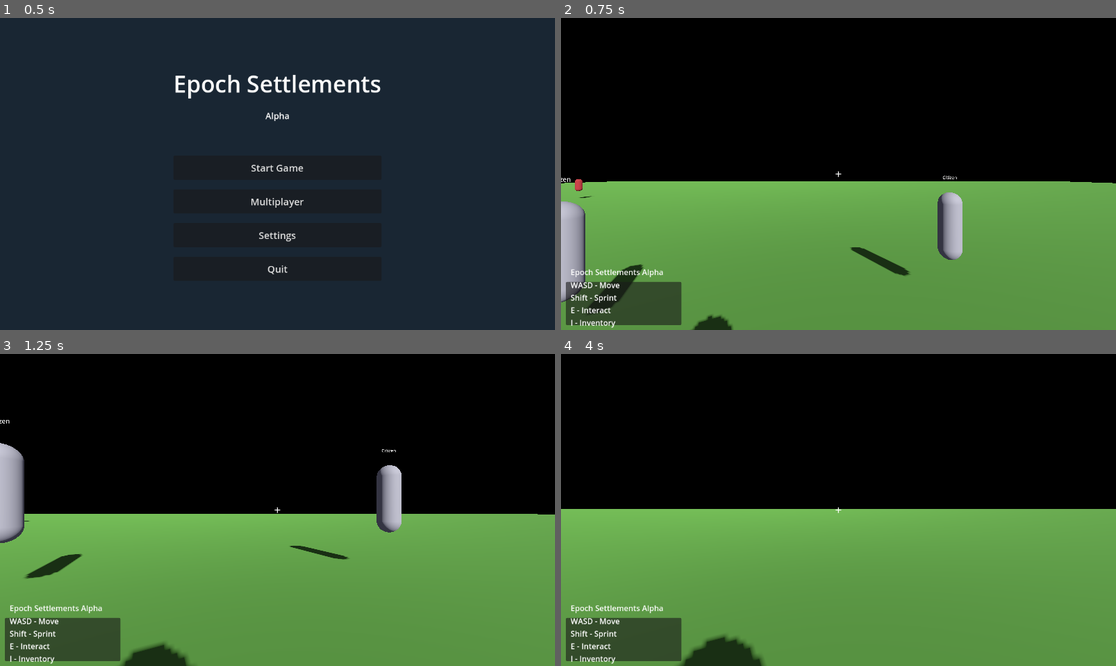
Above: before the commit, frames 1-4 (two rows, left to right).
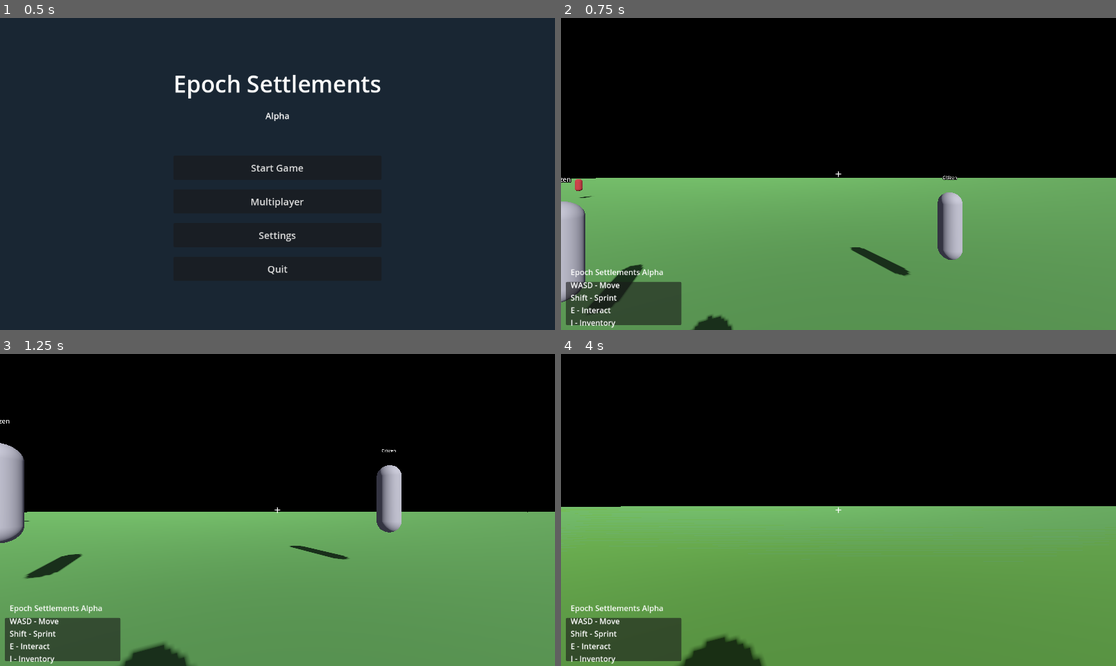
Above: after the commit, the same moments.

Repository: suskinkokosa-beep/godgamedot
Game: Godot game, scene res://scenes/ui/main_menu.tscn
Two runs of this game, one before a commit and one after it. Both use one fixed random seed, a clock stepped at 60 frames per second and the inputs below.
Inputs (mouse positions are in pixels of both pictures, inside the frame that each line leads up to):
- Up to frame 1 (0.5 s): no input
- Up to frame 2 (0.75 s): click "Start Game" at 0.5 s
- Up to frame 3 (1.25 s): no input
- Up to frame 4 (4 s): move the mouse to (866, 510) at 1.27 s; press the mouse at (866, 510) at 1.28 s; hold W (move_forward) from 1.28 s (still down); move the mouse to (810, 510) at 2.02 s; release the mouse at (810, 510) at 2.03 s; click (810, 510) at 2.1 s; move the mouse to (849, 503) at 2.77 s; hold Ctrl (crouch) 2.78-3.53 s; click (849, 503) at 3.05 s; move the mouse to (832, 516) at 3.52 s; tap E (interact) at 3.6 s; click (832, 516) at 3.8 s

Frame 1 is identical in both runs. In frame 2, 1.1% of the frame differs, in the area x 0-100%, y 51-54%; in frame 3, 0.6%; in frame 4, 0.9%.
Error before the commit: Parse Error: Class "NoiseUtil" hides an autoload singleton. (res://scripts/systems/noise_util.gd:2)

Commit message:
Add files via upload

Diff:
--- a/scripts/systems/biome_map.gd
+++ b/scripts/systems/biome_map.gd
@@ -1,25 +1,21 @@
 extends Node
-class_name BiomeMap
 
-var temp_noise:OpenSimplexNoise
-var moist_noise:OpenSimplexNoise
+var temp_noise: FastNoiseLite
+var moist_noise: FastNoiseLite
 
-func setup(temp_noise_res:OpenSimplexNoise, moist_noise_res:OpenSimplexNoise):
+func setup(temp_noise_res: FastNoiseLite, moist_noise_res: FastNoiseLite):
     temp_noise = temp_noise_res
     moist_noise = moist_noise_res
 
-# returns biome name for world position (Vector3)
-func get_biome_at(pos:Vector3) -> String:
+func get_biome_at(pos: Vector3) -> String:
     if not temp_noise or not moist_noise:
         return "plains"
     var tx = pos.x * 0.01
     var tz = pos.z * 0.01
     var t = temp_noise.get_noise_2d(tx, tz)
     var m = moist_noise.get_noise_2d(tx, tz)
-    # normalize to 0..1
     t = (t + 1.0) * 0.5
     m = (m + 1.0) * 0.5
-    # simple biome rules
     if t < 0.25:
         if m < 0.3: return "tundra"
         return "taiga"
--- a/scripts/systems/chunk_streamer.gd
+++ b/scripts/systems/chunk_streamer.gd
@@ -2,33 +2,44 @@
 
 @export var view_distance_chunks := 3
 
-var generated = {} # key 'x_z' -> Node
+var generated = {}
 var player_ref = null
 var terrain_gen = null
 
 func _ready():
+    call_deferred("_late_init")
+
+func _late_init():
     terrain_gen = get_node_or_null("/root/TerrainGenerator")
-    player_ref = get_tree().get_nodes_in_group("players")[0] if get_tree().get_nodes_in_group("players").size() > 0 else null
+    _find_player()
+
+func _find_player():
+    var players = get_tree().get_nodes_in_group("players")
+    if players.size() > 0:
+        player_ref = players[0]
 
 func _process(delta):
-    if not player_ref or not terrain_gen:
+    if not player_ref:
+        _find_player()
+        return
+    if not terrain_gen or not terrain_gen.is_setup:
+        terrain_gen = get_node_or_null("/root/TerrainGenerator")
         return
     var px = int(round(player_ref.global_transform.origin.x))
     var pz = int(round(player_ref.global_transform.origin.z))
     var cx = int(floor(px / float(terrain_gen.chunk_size)))
     var cz = int(floor(pz / float(terrain_gen.chunk_size)))
-    # ensure chunks within view_distance are generated
     var keys = []
-    for dx in range(-view_distance_chunks, view_distance_chunks+1):
-        for dz in range(-view_distance_chunks, view_distance_chunks+1):
+    for dx in range(-view_distance_chunks, view_distance_chunks + 1):
+        for dz in range(-view_distance_chunks, view_distance_chunks + 1):
             var nx = cx + dx
             var nz = cz + dz
             var key = "%d_%d" % [nx, nz]
             keys.append(key)
             if not generated.has(key):
                 var ch = terrain_gen.generate_chunk(nx, nz)
-                generated[key] = ch
-    # cleanup distant chunks
+                if ch:
+                    generated[key] = ch
     for k in generated.keys():
         if k in keys:
             continue
--- a/scripts/systems/combat_server.gd
+++ b/scripts/systems/combat_server.gd
@@ -6,9 +6,17 @@
 var stamina_costs = {"light":8, "heavy":20, "roll":15, "ranged":12}
 var attack_range = {"light":2.2, "heavy":2.8, "ranged":25.0}
 
+func _is_server() -> bool:
+    var mp = multiplayer
+    if mp == null:
+        return true
+    if not mp.has_multiplayer_peer():
+        return true
+    return mp.is_server()
+
 # validate and apply attack request from client
 func request_attack(attacker_peer:int, attacker_id:int, target_id:int, attack_type:String, attacker_pos:Vector3):
-    if not multiplayer.is_server():
+    if not _is_server():
         return
     # cooldown check
     if cooldowns.get(attacker_peer, 0.0) > 0.0:
--- a/scripts/systems/game_manager.gd
+++ b/scripts/systems/game_manager.gd
@@ -1,63 +1,74 @@
 extends Node
-
-# Global game manager: holds game state, language, server/client flags, boot sequence
 
 signal language_changed(new_lang)
 
 var language := "en"
 var is_server := false
 var game_state := "init"
+var mouse_sensitivity := 0.06
 
 func _ready():
-    # load saved language or default
-    var lang_path = "user://selected_lang.txt"
-    if FileAccess.file_exists(lang_path):
-        var txt = FileAccess.open(lang_path, FileAccess.READ)
-        if txt:
-            language = txt.get_as_text().strip_edges()
-            txt.close()
-    emit_signal("language_changed", language)
+	var lang_path = "user://selected_lang.txt"
+	if FileAccess.file_exists(lang_path):
+		var txt = FileAccess.open(lang_path, FileAccess.READ)
+		if txt:
+			language = txt.get_as_text().strip_edges()
+			txt.close()
 
-func set_language(lang:String):
-    language = lang
-    var txt = FileAccess.open("user://selected_lang.txt", FileAccess.WRITE)
-    if txt:
-        txt.store_string(language)
-        txt.close()
-    emit_signal("language_changed", language)
+	var sens_path = "user://mouse_sens.txt"
+	if FileAccess.file_exists(sens_path):
+		var txt = FileAccess.open(sens_path, FileAccess.READ)
+		if txt:
+			var val = txt.get_as_text().strip_edges()
+			mouse_sensitivity = float(val)
+			txt.close()
+
+	emit_signal("language_changed", language)
+
+func set_language(lang: String):
+	language = lang
+	var txt = FileAccess.open("user://selected_lang.txt", FileAccess.WRITE)
+	if txt:
+		txt.store_string(language)
+		txt.close()
+	emit_signal("language_changed", language)
 
 func get_language():
-    return language
+	return language
+
+func set_mouse_sensitivity(value: float):
+	mouse_sensitivity = clamp(value, 0.01, 0.2)
+	var txt = FileAccess.open("user://mouse_sens.txt", FileAccess.WRITE)
+	if txt:
+		txt.store_string(str(mouse_sensitivity))
+		txt.close()
 
 func start_server():
-    var net = get_node_or_null("/root/Network")
-    if net:
-        net.host()
-        is_server = true
+	var net = get_node_or_null("/root/Network")
+	if net:
+		net.host()
+		is_server = true
 
-func start_client(ip:String):
-    var net = get_node_or_null("/root/Network")
-    if net:
-        net.join(ip)
-        is_server = false
+func start_client(ip: String):
+	var net = get_node_or_null("/root/Network")
+	if net:
+		net.join(ip)
+		is_server = false
 
-# Day/Night and environment time
-var day_length := 600.0 # seconds per full day cycle
-var time_of_day := 0.0 # 0..day_length
+var day_length := 600.0
+var time_of_day := 0.0
 
 func _process(delta):
-    time_of_day = fmod(time_of_day + delta, day_length)
+	time_of_day = fmod(time_of_day + delta, day_length)
 
 func get_day_phase() -> float:
-    # returns 0..1 where 0 = midnight, 0.5 = noon
-    return time_of_day / day_length
+	return time_of_day / day_length
 
 func is_night() -> bool:
-    var phase = get_day_phase()
-    return phase < 0.2 or phase > 0.8
+	var phase = get_day_phase()
+	return phase < 0.2 or phase > 0.8
 
-# Temperature baseline per biome (can be overridden by WeatherSystem)
-var global_temperature := 15.0 # degrees Celsius default
+var global_temperature := 15.0
 
 func get_temperature() -> float:
-    return global_temperature
+	return global_temperature
--- a/scripts/systems/localization_service.gd
+++ b/scripts/systems/localization_service.gd
@@ -42,3 +42,8 @@
                 s = s.replace("{" + str(k) + "}", str(params[k]))
         return s
     return key
+
+func get_text(key: String, lang: String = "") -> String:
+    if lang != "" and lang != current_lang:
+        load_language(lang)
+    return t(key)
--- a/scripts/systems/movement_client.gd
+++ b/scripts/systems/movement_client.gd
@@ -5,18 +5,11 @@
 var send_interval := 0.05
 
 func _process(delta):
-    # pack input from local player (assuming single local player instance exists)
-    var local = get_tree().get_nodes_in_group("players")[0] if get_tree().get_nodes_in_group("players").size() > 0 else null
-    if not local: return
-    # compute desired vel from input (placeholder: read from local node's desired_velocity)
+    var players = get_tree().get_nodes_in_group("players")
+    if players.size() == 0:
+        return
+    var local = players[0]
+    if not local:
+        return
     var desired = local.get("desired_velocity") if "desired_velocity" in local else Vector3.ZERO
     input_velocity = desired
-    var now = Time.get_ticks_msec() / 1000.0
-    if now - last_sent >= send_interval:
-        last_sent = now
-        # send to server via Network autoload
-        var net = get_node_or_null("/root/Network")
-        if net:
-            var peer_id = get_tree().get_multiplayer().get_unique_id()
-            var nid = local.get("net_id") if "net_id" in local else -1
-            rpc_id(1, "rpc_request_move", peer_id, nid, desired, now)
--- a/scripts/systems/movement_server.gd
+++ b/scripts/systems/movement_server.gd
@@ -8,9 +8,17 @@
 const MAX_TELEPORT_DIST := 10.0 # max distance allowed between updates
 
 # process client movement inputs (client sends desired velocity + timestamp)
+func _is_server() -> bool:
+    var mp = multiplayer
+    if mp == null:
+        return true
+    if not mp.has_multiplayer_peer():
+        return true
+    return mp.is_server()
+
 @rpc("any_peer", "call_remote")
 func rpc_request_move(peer_id:int, net_id:int, desired_vel:Vector3, client_time:float):
-    if not multiplayer.is_server():
+    if not _is_server():
         return
     var now = Time.get_ticks_msec() / 1000.0
     # find server-side node
--- a/scripts/systems/network.gd
+++ b/scripts/systems/network.gd
@@ -3,8 +3,11 @@
 var is_server := false
 var next_entity_id := 1000
 var entities := {} # id -> node (only on server)
-# clients keep a local mapping for non-authoritative visual sync
 var client_entities := {} # id -> node (clients)
+
+func is_active() -> bool:
+    var mp = get_tree().get_multiplayer()
+    return mp and mp.has_multiplayer_peer() and mp.multiplayer_peer.get_connection_status() == MultiplayerPeer.CONNECTION_CONNECTED
 
 func host(port=7777):
     var peer = ENetMultiplayerPeer.new()
--- a/scripts/systems/noise_util.gd
+++ b/scripts/systems/noise_util.gd
@@ -1,12 +1,11 @@
 extends Node
-class_name NoiseUtil
 
-# returns a configured OpenSimplexNoise resource for the provided seed and scale
-func create_noise(seed:int, lacunarity:float=2.0, persistence:float=0.5, octaves:int=4, period:float=64.0) -> OpenSimplexNoise:
-    var n = OpenSimplexNoise.new()
-    n.seed = seed
-    n.octaves = octaves
-    n.period = period
-    n.persistence = persistence
-    n.lacunarity = lacunarity
+func create_noise(seed_value: int, lacunarity: float = 2.0, persistence: float = 0.5, octaves: int = 4, period: float = 64.0) -> FastNoiseLite:
+    var n = FastNoiseLite.new()
+    n.seed = seed_value
+    n.fractal_octaves = octaves
+    n.frequency = 1.0 / period
+    n.fractal_gain = persistence
+    n.fractal_lacunarity = lacunarity
+    n.noise_type = FastNoiseLite.TYPE_SIMPLEX
     return n
--- a/scripts/systems/temperature_system.gd
+++ b/scripts/systems/temperature_system.gd
@@ -8,9 +8,17 @@
 
 var timers := {} # player_id -> timer
 
+func _is_server() -> bool:
+    var mp = multiplayer
+    if mp == null:
+        return true
+    if not mp.has_multiplayer_peer():
+        return true
+    return mp.is_server()
+
 func _process(delta):
     # server authoritative: apply damage if extreme
-    if not multiplayer.is_server():
+    if not _is_server():
         return
     var players = get_tree().get_nodes_in_group("players")
     for p in players:
--- a/scripts/systems/terrain_generator.gd
+++ b/scripts/systems/terrain_generator.gd
@@ -1,70 +1,111 @@
 extends Node
-class_name TerrainGenerator
 
-@export var world_size := 2048  # in world units (square world_size x world_size)
-@export var chunk_size := 64    # chunk dimensions (square chunk_size x chunk_size)
+@export var world_size := 2048
+@export var chunk_size := 64
 @export var spawn_art_preview := false
 
-var seed := 0
-var temp_noise:OpenSimplexNoise
-var moist_noise:OpenSimplexNoise
-var height_noise:OpenSimplexNoise
+var seed_value := 0
+var temp_noise: FastNoiseLite
+var moist_noise: FastNoiseLite
+var height_noise: FastNoiseLite
 var biome_map = null
+var is_setup := false
 
-func setup(seed_value:int):
-    seed = seed_value
+func _ready():
+    var seed_mgr = get_node_or_null("/root/SeedManager")
+    if seed_mgr and seed_mgr.has_method("get_seed"):
+        setup(seed_mgr.get_seed())
+    else:
+        setup(12345)
+
+func setup(seed_val: int):
+    seed_value = seed_val
     var nu = get_node_or_null("/root/NoiseUtil")
     if nu == null:
-        push_error("NoiseUtil autoload missing")
-        return
-    temp_noise = nu.create_noise(seed + 100, octaves=4, period=300.0, persistence=0.55)
-    moist_noise = nu.create_noise(seed + 200, octaves=4, period=200.0, persistence=0.6)
-    height_noise = nu.create_noise(seed + 300, octaves=6, period=120.0, persistence=0.5)
+        nu = self
+    temp_noise = _create_noise(seed_value + 100, 4, 300.0, 0.55)
+    moist_noise = _create_noise(seed_value + 200, 4, 200.0, 0.6)
+    height_noise = _create_noise(seed_value + 300, 6, 120.0, 0.5)
     biome_map = get_node_or_null("/root/BiomeMap")
-    if biome_map:
+    if biome_map and biome_map.has_method("setup"):
         biome_map.setup(temp_noise, moist_noise)
+    is_setup = true
 
-# returns height for world x,z
-func height_at(x:float, z:float) -> float:
+func _create_noise(seed_val: int, octaves: int, period: float, persistence: float) -> FastNoiseLite:
+    var n = FastNoiseLite.new()
+    n.seed = seed_val
+    n.fractal_octaves = octaves
+    n.frequency = 1.0 / period
+    n.fractal_gain = persistence
+    n.noise_type = FastNoiseLite.TYPE_SIMPLEX
+    return n
+
+func height_at(x: float, z: float) -> float:
+    if not height_noise:
+        return 0.0
     var s = height_noise.get_noise_2d(x * 0.01, z * 0.01)
-    # amplify by distance from center to create islands or mountains
-    var cx = x - world_size*0.5
-    var cz = z - world_size*0.5
-    var dist = sqrt(cx*cx + cz*cz) / (world_size*0.5)
+    var cx = x - world_size * 0.5
+    var cz = z - world_size * 0.5
+    var dist = sqrt(cx * cx + cz * cz) / (world_size * 0.5)
     dist = clamp(dist, 0.0, 1.0)
     var elevation = s * 20.0 * (1.0 - dist)
     return elevation
 
-# simple chunk generation: spawns environment prefabs based on biome thresholds
-func generate_chunk(chunk_x:int, chunk_z:int):
+func generate_chunk(chunk_x: int, chunk_z: int):
+    if not is_setup:
+        return null
     var world_x = chunk_x * chunk_size
     var world_z = chunk_z * chunk_size
     var parent = Node3D.new()
     parent.name = "chunk_%d_%d" % [chunk_x, chunk_z]
     add_child(parent)
-    for ix in range(chunk_size):
-        for iz in range(chunk_size):
-            var wx = world_x + ix
-            var wz = world_z + iz
-            var h = height_at(wx, wz)
-            if h < -2:
-                continue
-            # determine biome
-            var biome = biome_map.get_biome_at(Vector3(wx,0,wz)) if biome_map else "plains"
-            # decide to spawn some art props based on simple noise and biome
-            var n = height_noise.get_noise_2d(wx * 0.1, wz * 0.1)
-            if n > 0.65:
-                var path = _pick_prop_for_biome(biome)
-                if path != "":
-                    var sc = ResourceLoader.load(path)
-                    if sc:
-                        var inst = sc.instantiate()
-                        parent.add_child(inst)
-                        inst.global_transform.origin = Vector3(wx, h, wz)
+
+    # Create ground mesh for this chunk
+    var ground = StaticBody3D.new()
+    ground.name = "Ground"
+    ground.position = Vector3(world_x + chunk_size * 0.5, 0, world_z + chunk_size * 0.5)
+    parent.add_child(ground)
+
+    # Collision shape
+    var col = CollisionShape3D.new()
+    var box = BoxShape3D.new()
+    box.size = Vector3(chunk_size, 1, chunk_size)
+    col.shape = box
+    col.position = Vector3(0, -0.5, 0)
+    ground.add_child(col)
+
+    # Visual mesh
+    var mesh_inst = MeshInstance3D.new()
+    var plane_mesh = BoxMesh.new()
+    plane_mesh.size = Vector3(chunk_size, 1, chunk_size)
+    mesh_inst.mesh = plane_mesh
+    mesh_inst.position = Vector3(0, -0.5, 0)
+
+    # Color based on biome
+    var material = StandardMaterial3D.new()
+    var biome_name = "plains"
+    if biome_map and biome_map.has_method("get_biome_at"):
+        var pos = Vector3(world_x + chunk_size * 0.5, 0, world_z + chunk_size * 0.5)
+        biome_name = biome_map.get_biome_at(pos)
+
+    match biome_name:
+        "forest":
+            material.albedo_color = Color(0.2, 0.5, 0.2)
+        "desert":
+            material.albedo_color = Color(0.8, 0.7, 0.4)
+        "tundra":
+            material.albedo_color = Color(0.9, 0.95, 1.0)
+        "taiga":
+            material.albedo_color = Color(0.3, 0.4, 0.3)
+        _:
+            material.albedo_color = Color(0.3, 0.5, 0.25)
+
+    mesh_inst.material_override = material
+    ground.add_child(mesh_inst)
+
     return parent
 
-func _pick_prop_for_biome(biome:String) -> String:
-    # map biome to some art preview props (use art_pack prefabs we created earlier)
+func _pick_prop_for_biome(biome: String) -> String:
     match biome:
         "forest": return "res://scenes/props/rock_var_0.tscn"
         "plains": return "res://scenes/props/log_0.tscn"
--- a/scripts/systems/weather_system.gd
+++ b/scripts/systems/weather_system.gd
@@ -14,8 +14,16 @@
 var change_interval := 120.0
 var timer := 0.0
 
+func _is_server() -> bool:
+    var mp = multiplayer
+    if mp == null:
+        return true
+    if not mp.has_multiplayer_peer():
+        return true
+    return mp.is_server()
+
 func _process(delta):
-    if not multiplayer.is_server():
+    if not _is_server():
         return
     timer += delta
     if timer >= change_interval:
--- a/scripts/systems/world_director.gd
+++ b/scripts/systems/world_director.gd
@@ -7,8 +7,16 @@
 @export var spawn_interval := 12.0
 var spawn_timer := 0.0
 
+func _is_server() -> bool:
+    var mp = multiplayer
+    if mp == null:
+        return true
+    if not mp.has_multiplayer_peer():
+        return true
+    return mp.is_server()
+
 func _process(delta):
-    if not multiplayer.is_server():
+    if not _is_server():
         return
     spawn_timer += delta
     if spawn_timer >= spawn_interval:
@@ -16,20 +24,6 @@
         for p in spawn_points:
             _spawn_mob(p)
 
-func _spawn_mob(pos:Vector3):
-    var scene = ResourceLoader.load("res://scenes/mobs/mob_basic.tscn")
-    if not scene:
-        return
-    var inst = scene.instantiate()
-    add_child(inst)
-    inst.global_transform.origin = pos
-    # set random faction
-    var fs = get_node_or_null("/root/FactionSystem")
-    if fs:
-        fs.create_faction("wild")
-        inst.set_meta("faction", "wild")
-
-# Use SpawnTable to pick mobs by biome
 func _spawn_mob(pos:Vector3):
     var st = get_node_or_null("/root/SpawnTable")
     var biome = "plains"
